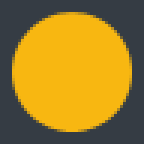
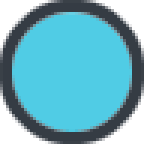
Layer changes from the first 144 x 144 image to the second:
added layer "图层 3" above "40" over 0, 0, 144, 144
hid "40" (1st of 2) over 12, 12, 132, 132
showed "40" (2nd of 2) over 12, 12, 132, 132
hid "图层 1" over 0, 0, 144, 144
